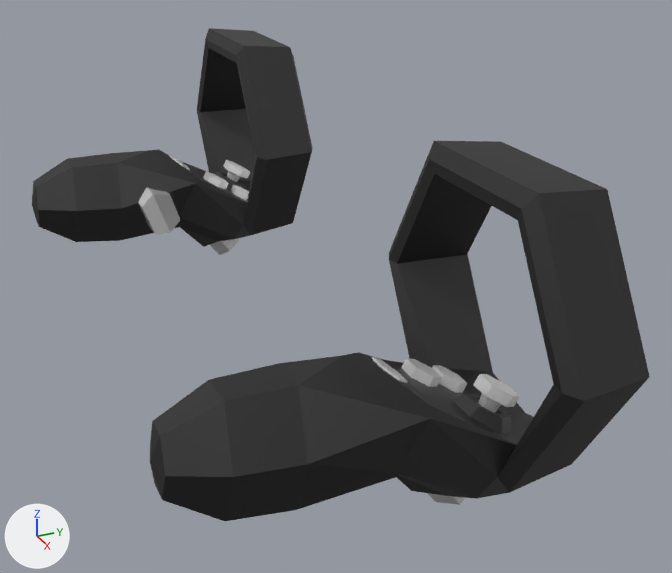
The FBX model wle_mesh_modifier/assets/models/quest_controllers_credits_Jezza3D.fbx as it was, and as the next commit left it.
Both versions are drawn from a camera (50 mm lens) standing at (0.313, -0.096, 0.144) and looking at (0.019, 0.037, -0.004). Arrows for +X, +Y and +Z are at lower left; the lights stay in place.

The older version as bpy lines, for what is in view:
```python
ob_left_body = bpy.data.objects.new('Left_Body', me_mesh)
ob_left_body.parent = ob_left_quest_controller
ob_left_body.location = (-0.0104, 0.0188, 0.00912)
ob_left_body.rotation_euler = (-1.035, -3.142, 0.0)  # degrees (-59, -180, 0)
ob_left_option_button = bpy.data.objects.new('Left_Option_Button', me_mesh_003)
ob_left_option_button.parent = ob_left_quest_controller
ob_left_option_button.location = (-0.00965, 0.00866, 0.00817)
ob_left_option_button.rotation_euler = (-1.035, -3.142, 0.0)  # degrees (-59, -180, 0)
ob_left_select = bpy.data.objects.new('Left_Select', me_mesh_005)
ob_left_select.parent = ob_left_quest_controller
ob_left_select.location = (-0.00996, 0.0501, -0.024)
ob_left_select.rotation_euler = (-1.035, -3.142, 0.0)  # degrees (-59, -180, 0)
ob_left_thumbstick = bpy.data.objects.new('Left_Thumbstick', me_mesh_004)
ob_left_thumbstick.parent = ob_left_quest_controller
ob_left_thumbstick.location = (-0.0179, 0.0396, -0.0037)
ob_left_thumbstick.rotation_euler = (-1.035, -3.142, 0.0)  # degrees (-59, -180, 0)
ob_right_body = bpy.data.objects.new('Right_Body', me_mesh_007)
ob_right_body.parent = ob_right_quest_controller
ob_right_body.location = (0.0104, 0.0188, 0.00912)
ob_right_body.rotation_euler = (-1.035, -3.142, 0.0)  # degrees (-59, -180, 0)
ob_right_bottom_button = bpy.data.objects.new('Right_Bottom_Button', me_mesh_009)
ob_right_bottom_button.parent = ob_right_quest_controller
ob_right_bottom_button.location = (0.0015, 0.0253, 0.000123)
ob_right_bottom_button.rotation_euler = (-1.035, -3.142, 0.0)  # degrees (-59, -180, 0)
ob_right_option_button = bpy.data.objects.new('Right_Option_Button', me_mesh_010)
ob_right_option_button.parent = ob_right_quest_controller
ob_right_option_button.location = (0.00965, 0.00866, 0.00817)
ob_right_option_button.rotation_euler = (-1.035, -3.142, 0.0)  # degrees (-59, -180, 0)
ob_right_thumbstick = bpy.data.objects.new('Right_Thumbstick', me_mesh_011)
ob_right_thumbstick.parent = ob_right_quest_controller
ob_right_thumbstick.location = (0.0179, 0.0396, -0.0037)
ob_right_thumbstick.rotation_euler = (-1.035, -3.142, 0.0)  # degrees (-59, -180, 0)
ob_right_top_button = bpy.data.objects.new('Right_Top_Button', me_mesh_008)
ob_right_top_button.parent = ob_right_quest_controller
ob_right_top_button.location = (-0.00252, 0.0372, -0.00695)
ob_right_top_button.rotation_euler = (-1.035, -3.142, 0.0)  # degrees (-59, -180, 0)
# also in view: 'Left_Squeeze' at (-0.1, -0.003, -0.005)
```
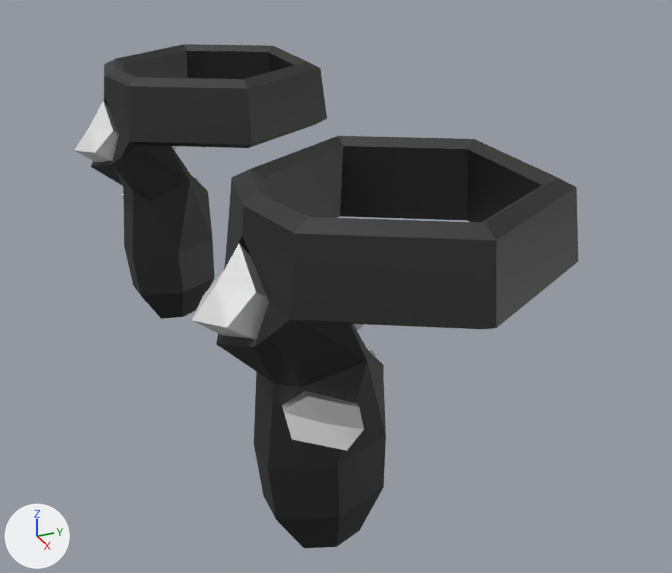
Where the change shows, as pixel boxes (x1, y1, x2, y2) in the pictures (672 x 573 px):
'Right_Body', moved, turned: before (150, 141, 650, 521); after (216, 136, 578, 548)
'Left_Body', moved, turned: before (32, 28, 313, 247); after (91, 44, 327, 319)
'Right_Select', moved, turned: before (427, 493, 465, 505); after (192, 243, 269, 339)
'Left_Select', moved, turned: before (210, 238, 241, 255); after (75, 101, 119, 162)
'Right_Thumbstick', moved, turned (not visible afterwards): before (474, 374, 520, 413)
'Right_Bottom_Button', moved, turned: before (401, 358, 442, 387); after (354, 324, 364, 331)
'Right_Top_Button', moved, turned (not visible afterwards): before (432, 365, 468, 393)
'Left_Thumbstick', moved, turned (not visible afterwards): before (223, 160, 250, 182)
'Right_Option_Button', moved, turned: before (372, 357, 408, 383); after (363, 342, 376, 356)
'Left_Bottom_Button', moved, turned: before (203, 171, 229, 189); after (172, 146, 177, 150)
'Left_Option_Button', moved: before (169, 154, 190, 170); after (187, 169, 201, 184)
'Right_Squeeze', unchanged, uncovered by the edit: after (282, 391, 364, 451)

Edits to the bpy script that builds the scene:
```text
Change ob_left_option_button:
    ob_left_option_button.location: (-0.00965, 0.00866, 0.00817) -> (0.00965, 0.00817, 0.00866)
Change ob_right_select:
    ob_right_select.location: (0.00996, 0.0501, -0.024) -> (-0.00996, -0.024, 0.0501)
    ob_right_select.rotation_euler: (-1.035, -3.142, 0.0) -> (0.536, 0.0, 0.0)  # degrees (-59, -180, 0) -> degrees (31, 0, 0)
Change ob_right_bottom_button:
    ob_right_bottom_button.location: (0.0015, 0.0253, 0.000123) -> (-0.0015, 0.000123, 0.0253)
    ob_right_bottom_button.rotation_euler: (-1.035, -3.142, 0.0) -> (0.536, 0.0, 0.0)  # degrees (-59, -180, 0) -> degrees (31, 0, 0)
Change ob_left_body:
    ob_left_body.location: (-0.0104, 0.0188, 0.00912) -> (0.0104, 0.00912, 0.0188)
    ob_left_body.rotation_euler: (-1.035, -3.142, 0.0) -> (0.536, 0.0, 0.0)  # degrees (-59, -180, 0) -> degrees (31, 0, 0)
Change ob_right_body:
    ob_right_body.location: (0.0104, 0.0188, 0.00912) -> (-0.0104, 0.00912, 0.0188)
    ob_right_body.rotation_euler: (-1.035, -3.142, 0.0) -> (0.536, 0.0, 0.0)  # degrees (-59, -180, 0) -> degrees (31, 0, 0)
Change ob_right_top_button:
    ob_right_top_button.location: (-0.00252, 0.0372, -0.00695) -> (0.00252, -0.00695, 0.0372)
    ob_right_top_button.rotation_euler: (-1.035, -3.142, 0.0) -> (0.536, 0.0, 0.0)  # degrees (-59, -180, 0) -> degrees (31, 0, 0)
Change ob_right_option_button:
    ob_right_option_button.location: (0.00965, 0.00866, 0.00817) -> (-0.00965, 0.00817, 0.00866)
    ob_right_option_button.rotation_euler: (-1.035, -3.142, 0.0) -> (0.536, 0.0, 0.0)  # degrees (-59, -180, 0) -> degrees (31, 0, 0)
Change ob_left_bottom_button:
    ob_left_bottom_button.location: (-0.0015, 0.0253, 0.000123) -> (0.0015, 0.000123, 0.0253)
    ob_left_bottom_button.rotation_euler: (-1.035, -3.142, 0.0) -> (0.536, 0.0, 0.0)  # degrees (-59, -180, 0) -> degrees (31, 0, 0)
Change ob_left_thumbstick:
    ob_left_thumbstick.location: (-0.0179, 0.0396, -0.0037) -> (0.0179, -0.0037, 0.0396)
    ob_left_thumbstick.rotation_euler: (-1.035, -3.142, 0.0) -> (0.536, 0.0, 0.0)  # degrees (-59, -180, 0) -> degrees (31, 0, 0)
Change ob_right_thumbstick:
    ob_right_thumbstick.location: (0.0179, 0.0396, -0.0037) -> (-0.0179, -0.0037, 0.0396)
    ob_right_thumbstick.rotation_euler: (-1.035, -3.142, 0.0) -> (0.536, 0.0, 0.0)  # degrees (-59, -180, 0) -> degrees (31, 0, 0)
Change ob_left_select:
    ob_left_select.location: (-0.00996, 0.0501, -0.024) -> (0.00996, -0.024, 0.0501)
    ob_left_select.rotation_euler: (-1.035, -3.142, 0.0) -> (0.536, 0.0, 0.0)  # degrees (-59, -180, 0) -> degrees (31, 0, 0)
```
